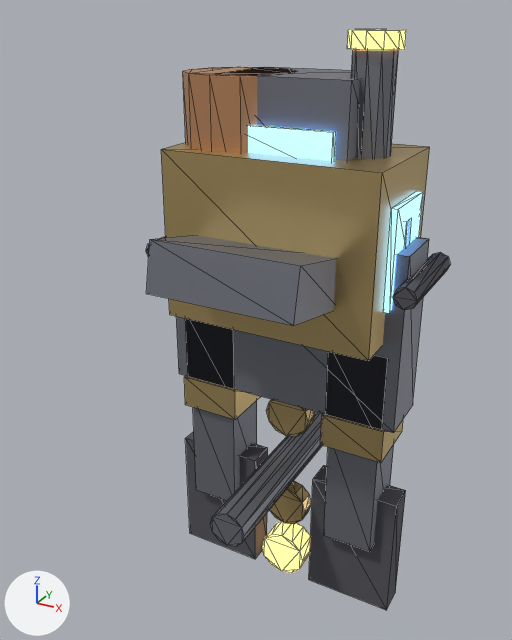
The glTF model game/assets/models/gearforge_titan.glb as it was, and as the next commit left it.
Before and after are seen from a 50 mm lens placed at (4.88, -10.18, 9.4), pointed at (-0.13, -1.07, 4.84). The axes (+X, +Y, +Z) are drawn at lower left. The lights are the same throughout. The picture after the commit comes second. Mesh edges are drawn as thin lines. Vertices at exactly the same position are counted once.

The first picture shows 'gearforge_titan_barrel', 'gearforge_titan_barrel_ring_a', 'gearforge_titan_barrel_ring_b', 'gearforge_titan_boiler', 'gearforge_titan_cabin', 'gearforge_titan_foot_-14', 'gearforge_titan_foot_14', 'gearforge_titan_hips', 'gearforge_titan_hull', 'gearforge_titan_hull_trim', 'gearforge_titan_muzzle_brake', 'gearforge_titan_prow', 'gearforge_titan_shin_-14', 'gearforge_titan_shin_14', 'gearforge_titan_sponson_-22', 'gearforge_titan_sponson_22', 'gearforge_titan_stack' and 7 more.
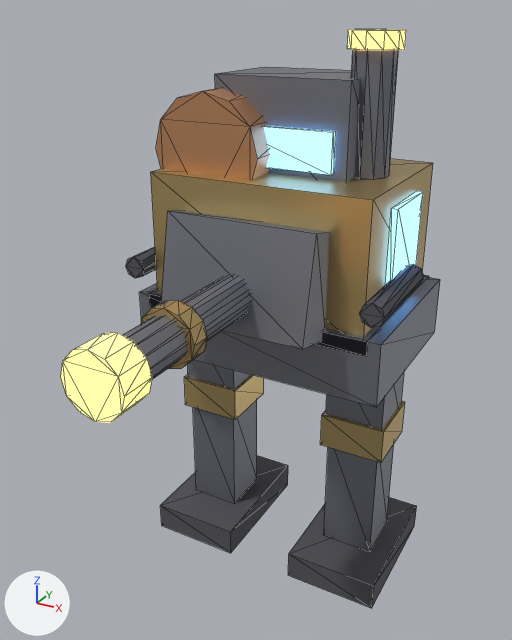
What changed in the scene script:
```text
Change me_cylinder_007:
    remove me_cylinder_007.from_pydata(...)  # 24 vertices, 44 faces; spans x -0.32..0.32, y -2.3..2.3, z 1.28..1.92
    add me_cylinder_007.from_pydata(...)  # 24 vertices, 44 faces; spans x -0.32..0.32, y -4.8..-0.2, z 5.28..5.92
    me_cylinder_007 part 1: the whole mesh is moved by (0.0, -2.5, 4.0)
Change me_cylinder_008:
    remove me_cylinder_008.from_pydata(...)  # 24 vertices, 44 faces; spans x -0.42..0.42, y -0.15..0.15, z 0.18..1.02
    add me_cylinder_008.from_pydata(...)  # 24 vertices, 44 faces; spans x -0.42..0.42, y -1.65..-1.35, z 5.18..6.02
    me_cylinder_008 part 2: the whole mesh is moved by (0.0, -1.5, 5.0)
Change me_cylinder_009:
    remove me_cylinder_009.from_pydata(...)  # 24 vertices, 44 faces; spans x -0.42..0.42, y -0.15..0.15, z 2.18..3.02
    add me_cylinder_009.from_pydata(...)  # 24 vertices, 44 faces; spans x -0.42..0.42, y -3.65..-3.35, z 5.18..6.02
    me_cylinder_009 part 3: the whole mesh is moved by (0.0, -3.5, 3.0)
Change me_cylinder_002:
    remove me_cylinder_002.from_pydata(...)  # 24 vertices, 44 faces; spans x -1.9..-0.1, y -0.9..0.9, z 6.3..8.5
    add me_cylinder_002.from_pydata(...)  # 24 vertices, 44 faces; spans x -1.9..-0.1, y -1.1..1.1, z 6.5..8.3
    me_cylinder_002 part 4: the whole mesh is multiplied about its middle by the matrix ((0.0, 1.0, 0.0), (0.0, 0.0, -1.0), (-1.0, 0.0, 0.0))
Change me_cube_004:
    remove me_cube_004.from_pydata(...)  # 8 vertices, 12 faces; spans x 0.6..2.2, y -0.25..0.25, z -0.9..1.5
    add me_cube_004.from_pydata(...)  # 8 vertices, 12 faces; spans x 0.6..2.2, y -1.2..1.2, z 0.0..0.5
    me_cube_004 part 5: the whole mesh is scaled about its middle by (1, 4.8, 0.208), then moved by (0.0, 0.0, -0.05)
Change me_cube:
    remove me_cube.from_pydata(...)  # 8 vertices, 12 faces; spans x -2.2..-0.6, y -0.25..0.25, z -0.9..1.5
    add me_cube.from_pydata(...)  # 8 vertices, 12 faces; spans x -2.2..-0.6, y -1.2..1.2, z 0.0..0.5
    me_cube part 6: the whole mesh is scaled about its middle by (1, 4.8, 0.208), then moved by (0.0, 0.0, -0.05)
Change me_cube_008:
    remove me_cube_008.from_pydata(...)  # 8 vertices, 12 faces; spans x -2.1..2.1, y -0.5..0.5, z 3.1..6.1
    add me_cube_008.from_pydata(...)  # 8 vertices, 12 faces; spans x -2.1..2.1, y -1.5..1.5, z 4.1..5.1
    me_cube_008 part 7: the whole mesh is scaled about its middle by (1, 3, 0.333)
Change me_cube_009:
    remove me_cube_009.from_pydata(...)  # 8 vertices, 12 faces; spans x -1.8..1.8, y -1.1..1.1, z 4.6..7.4
    add me_cube_009.from_pydata(...)  # 8 vertices, 12 faces; spans x -1.8..1.8, y -1.4..1.4, z 4.9..7.1
    me_cube_009 part 8: the whole mesh is scaled about its middle by (1, 1.27, 0.786)
Change me_cube_010:
    remove me_cube_010.from_pydata(...)  # 8 vertices, 12 faces; spans x -1.9..1.9, y -0.12..0.12, z 3.5..6.5
    add me_cube_010.from_pydata(...)  # 8 vertices, 12 faces; spans x -1.9..1.9, y -1.5..1.5, z 4.88..5.12
    me_cube_010 part 9: the whole mesh is scaled about its middle by (1, 12, 0.0833)
Change me_cylinder_010:
    remove me_cylinder_010.from_pydata(...)  # 24 vertices, 44 faces; spans x -0.45..0.45, y -0.25..0.25, z -0.95..-0.05
    add me_cylinder_010.from_pydata(...)  # 24 vertices, 44 faces; spans x -0.45..0.45, y -5.05..-4.55, z 5.15..6.05
    me_cylinder_010 part 10: the whole mesh is moved by (0.0, -4.8, 6.1)
Change me_cube_011:
    remove me_cube_011.from_pydata(...)  # 8 vertices, 12 faces; spans x -1.2..1.2, y -2.47..-0.73, z 5.24..6.36
    add me_cube_011.from_pydata(...)  # 8 vertices, 12 faces; spans x -1.2..1.2, y -2.16..-1.04, z 4.93..6.67
    me_cube_011 part 11
    me_cube_011.vertices[0].co: (-1.2, -2.47, 5.58) -> (-1.2, -2.16, 5.1)  # pixel (146, 293) -> not seen
    me_cube_011.vertices[1].co: (-1.2, -2.3, 6.36) -> (-1.2, -1.82, 6.67)  # pixel (149, 239) -> pixel (167, 210)
    me_cube_011.vertices[2].co: (-1.2, -0.9, 5.24) -> (-1.2, -1.38, 4.93)
    me_cube_011.vertices[3].co: (-1.2, -0.73, 6.02) -> (-1.2, -1.04, 6.5)
    me_cube_011.vertices[4].co: (1.2, -2.47, 5.58) -> (1.2, -2.16, 5.1)  # pixel (293, 325) -> pixel (302, 349)
    me_cube_011.vertices[5].co: (1.2, -2.3, 6.36) -> (1.2, -1.82, 6.67)  # pixel (300, 265) -> pixel (316, 233)
    me_cube_011.vertices[6].co: (1.2, -0.9, 5.24) -> (1.2, -1.38, 4.93)
    me_cube_011.vertices[7].co: (1.2, -0.73, 6.02) -> (1.2, -1.04, 6.5)
Remove ob_gearforge_titan_sponson_22:
    ob_gearforge_titan_sponson_22 = bpy.data.objects.new('gearforge_titan_sponson_22', me_cylinder_006)
Remove ob_gearforge_titan_sponson__22:
    ob_gearforge_titan_sponson__22 = bpy.data.objects.new('gearforge_titan_sponson_-22', me_cylinder_005)
Add ob_gearforge_titan_sponson__20:
    ob_gearforge_titan_sponson__20 = bpy.data.objects.new('gearforge_titan_sponson_-20', me_cylinder_005_1)  # an 8-sided cylinder along y spanning x -2.18..-1.82, y -1.7..0.1, z 5.42..5.78; in mat_gearforge_titan_dark_mat (dark grey #616169)
    ob_gearforge_titan_sponson__20.location = (0.0, 0.0, 0.0)
Add ob_gearforge_titan_sponson_20:
    ob_gearforge_titan_sponson_20 = bpy.data.objects.new('gearforge_titan_sponson_20', me_cylinder_006_1)  # an 8-sided cylinder along y spanning x 1.82..2.18, y -1.7..0.1, z 5.42..5.78; in mat_gearforge_titan_dark_mat (dark grey #616169)
    ob_gearforge_titan_sponson_20.location = (0.0, 0.0, 0.0)
```

Boxes (x1, y1, x2, y2) around the edits, measured in the pictures (512 x 640 px):
'gearforge_titan_hull', rescaled
    before: (161, 142, 430, 361)
    after: (151, 159, 433, 336)
'gearforge_titan_prow', reshaped (12% narrower, 52% taller)
    before: (146, 235, 336, 326)
    after: (161, 210, 329, 349)
'gearforge_titan_hips', rescaled
    before: (176, 237, 429, 433)
    after: (139, 277, 440, 407)
'gearforge_titan_boiler', reshaped
    before: (183, 67, 296, 153)
    after: (156, 88, 270, 179)
'gearforge_titan_barrel', moved
    before: (210, 411, 323, 547)
    after: (123, 275, 251, 379)
'gearforge_titan_foot_14', rescaled
    before: (309, 465, 406, 610)
    after: (288, 497, 417, 608)
'gearforge_titan_muzzle_brake', moved
    before: (262, 521, 310, 573)
    after: (61, 333, 152, 422)
'gearforge_titan_foot_-14', rescaled (54% wider, 24% shorter)
    before: (185, 431, 268, 559)
    after: (160, 456, 288, 553)
'gearforge_titan_barrel_ring_b', moved
    before: (267, 399, 315, 437)
    after: (141, 300, 207, 369)
'gearforge_titan_sponson_20', added
    after: (360, 264, 424, 328)
'gearforge_titan_sponson_22', deleted
    before: (393, 252, 450, 310)
'gearforge_titan_barrel_ring_a', moved (not visible afterwards)
    before: (270, 481, 311, 524)
'gearforge_titan_hull_trim', rescaled (mostly hidden before)
    before: (405, 218, 412, 247)
    after: (149, 275, 429, 356)
'gearforge_titan_sponson_-20', added
    after: (126, 247, 156, 278)
'gearforge_titan_sponson_-22', deleted (mostly hidden)
    before: (146, 236, 166, 257)
